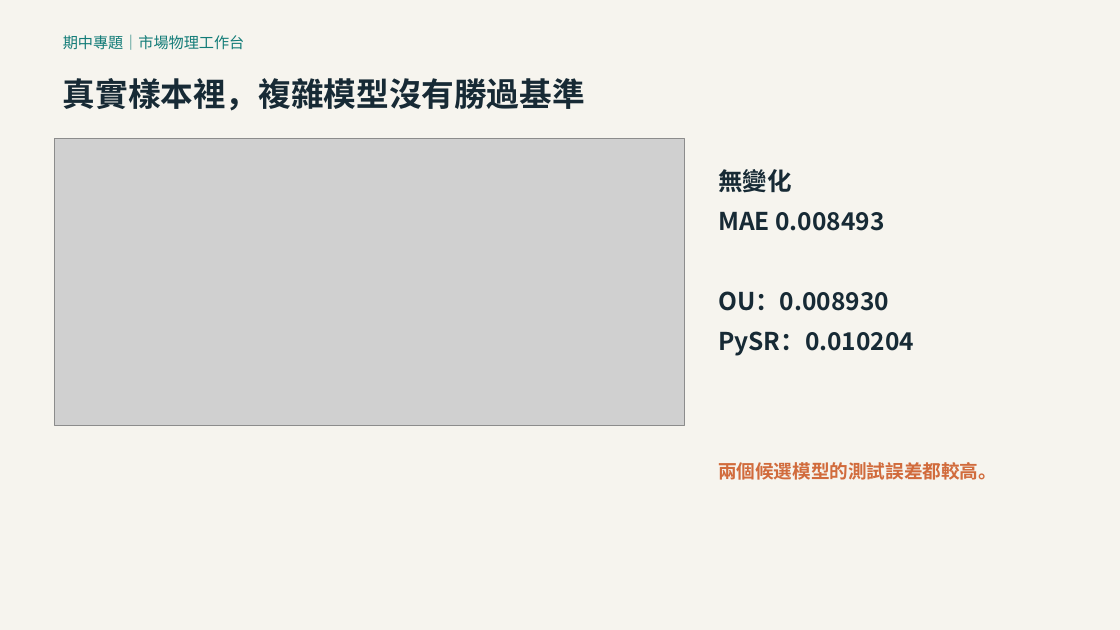
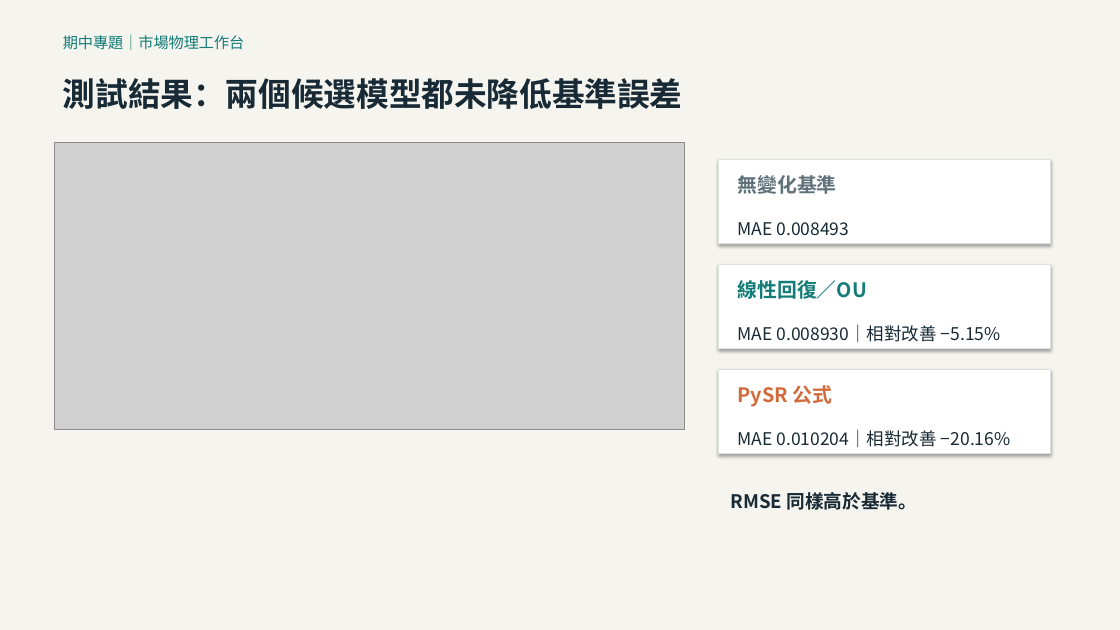
Before and after one commit to yinglinlin010/market-physics-lab, a slide deck: slide 5 of slides/midterm_90s.pptx (slide 3 before the commit). Drawn at 1120x630 pixels with LibreOffice and Linux fonts; fonts in the diff are those of the drawing; grey boxes stand for pictures. Boxes give left, top, right and bottom in pixels: in the first picture for what was removed or moved away, otherwise in the second. Text is boxed around its words. In the diff, an @@ line names an element or a change of style, - is before the commit and + after.

```diff
--- a/slides/midterm_90s.pptx
+++ b/slides/midterm_90s.pptx
@@ text at bbox=[63, 78, 683, 109]: text changed @@
-真實樣本裡，複雜模型沒有勝過基準
+測試結果：兩個候選模型都未降低基準誤差
@@ picture: place and size @@
-picture at bbox=[55, 139, 685, 426]
+picture at bbox=[55, 143, 685, 430]
@@ text removed at bbox=[718, 169, 914, 356] @@
-無變化
-MAE 0.008493
-OU：0.008930
-PySR：0.010204
@@ rectangle added at bbox=[718, 160, 1050, 244], fill #FFFFFF, outline #DCE2DD 0.75 pt @@
@@ text added at bbox=[738, 175, 837, 194], 17 pt, text #5F727A, bold @@
+無變化基準
@@ text added at bbox=[738, 222, 850, 236], 15 pt, text #172A35 @@
+MAE 0.008493
@@ rectangle added at bbox=[718, 265, 1050, 349], fill #FFFFFF, outline #DCE2DD 0.75 pt @@
@@ text added at bbox=[738, 280, 868, 299], 17 pt, text #137C78, bold @@
+線性回復／OU
@@ text added at bbox=[738, 324, 1001, 342], 15 pt, text #172A35 @@
+MAE 0.008930｜相對改善 −5.15%
@@ rectangle added at bbox=[718, 370, 1050, 454], fill #FFFFFF, outline #DCE2DD 0.75 pt @@
@@ text added at bbox=[738, 385, 833, 407], 17 pt, text #D16B3C, bold @@
+PySR 公式
@@ text added at bbox=[738, 429, 1011, 447], 15 pt, text #172A35 @@
+MAE 0.010204｜相對改善 −20.16%
@@ text removed at bbox=[718, 462, 997, 480] @@
-兩個候選模型的測試誤差都較高。
@@ text added at bbox=[731, 492, 917, 510], 16 pt, text #172A35, bold @@
+RMSE 同樣高於基準。
```
Also in this commit, not shown: 1 other slide changed, 4 slides added, 2 slides removed, 10 other files.
